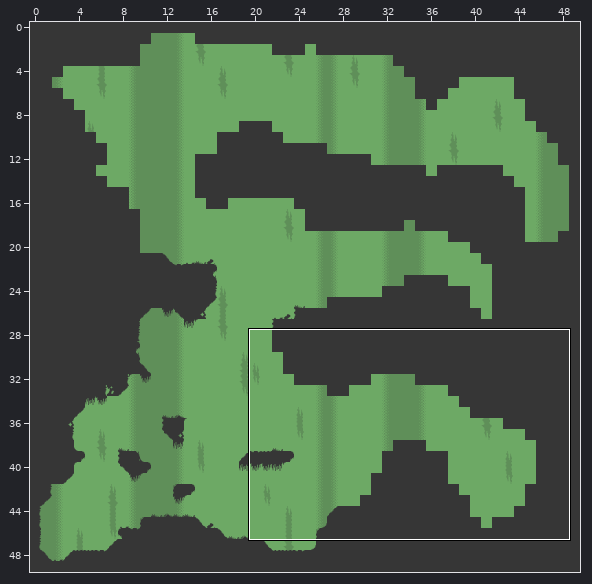
A Tiled map gets an edit: levels/level.tmx. Above: a wide view before the commit, with the close-up outlined.
Close-up. Before the edit:
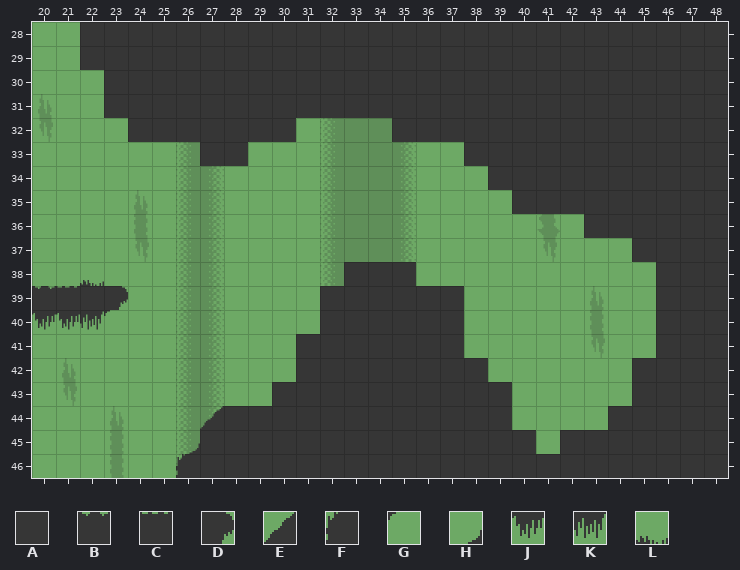
Cells are 32x32 px. Shown: x 20..48, y 28..46. The commit also changed other parts of the map, which this record leaves out.
Key: from "mininicular": A 0, B 2, C 3, D 9, E 10, F 16, G 26, H 35, J 48, K 49, L 50.
_ is an empty cell.
Layers that did not change in this view are not listed.
Layer "Foreground" before, first column x 20:
28 __AAAAAAAAAAAAAAAAAAAAAAAAAAA
29 __AAAAAAAAAAAAAAAAAAAAAAAAAAA
30 ___AAAAAAAAAAAAAAAAAAAAAAAAAA
31 ___AAAAAAAAAAAAAAAAAAAAAAAAAA
32 ____AAAAAAA____AAAAAAAAAAAAAA
33 _______AA_________AAAAAAAAAAA
34 ___________________AAAAAAAAAA
35 ____________________AAAAAAAAA
36 _______________________AAAAAA
37 _________________________AAAA
38 __L__________AAA__________AAA
39 BCAD________AAAAAA________AAA
40 JJKG________AAAAAA________AAA
41 ___________AAAAAAA________AAA
42 ___________AAAAAAAA______AAAA
43 __________AAAAAAAAAA_____AAAA
44 _______EAAAAAAAAAAAA____AAAAA
45 ______HAAAAAAAAAAAAAA_AAAAAAA
46 ______FAAAAAAAAAAAAAAAAAAAAAA
The result:
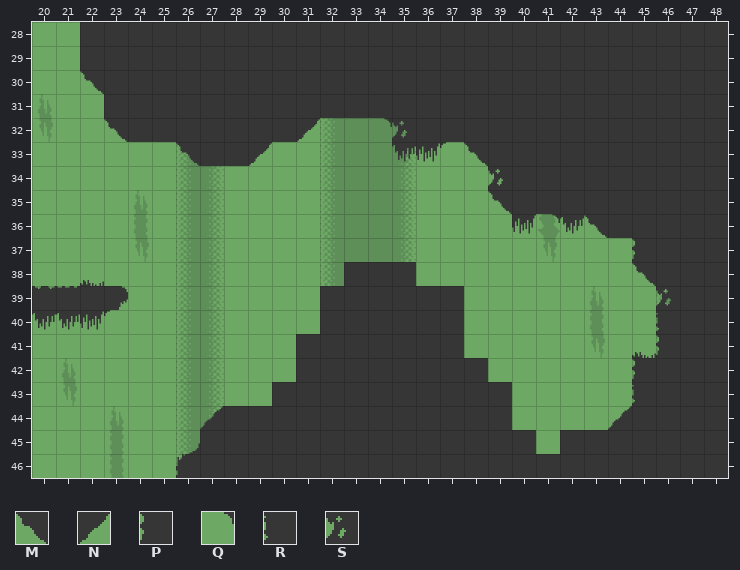
Further tiles: from "mininicular": M 18, N 19, P 24, Q 27, R 32, S 40.
What changed:
Layer "Foreground":
y 30: x 22 _ -> M
y 32: x 23 _ -> M; x 31 _ -> N; x 34..35 _A -> QS
y 33: x 26 _ -> M; x 29 _ -> N; x 35..38 ___A -> JKGM
y 34: x 39 A -> S
y 35: x 39 _ -> M
y 36: x 40..43 ___A -> KQJM
y 37: x 45 A -> P
y 38: x 45 _ -> M
y 39: x 46 A -> S
y 40: x 46 A -> R
y 41: x 45..46 _A -> LP
y 42: x 45 A -> P
y 43: x 45 A -> R
y 44: x 44 A -> E
Changed places in both close-ups, as pixel boxes (x1, y1, x2, y2):
added: (80, 70, 104, 94)
added: (104, 118, 128, 142)
added: (296, 118, 320, 142)
changed: (384, 118, 607, 238)
added: (176, 142, 200, 166)
added: (248, 142, 272, 166)
changed: (608, 239, 671, 429)
